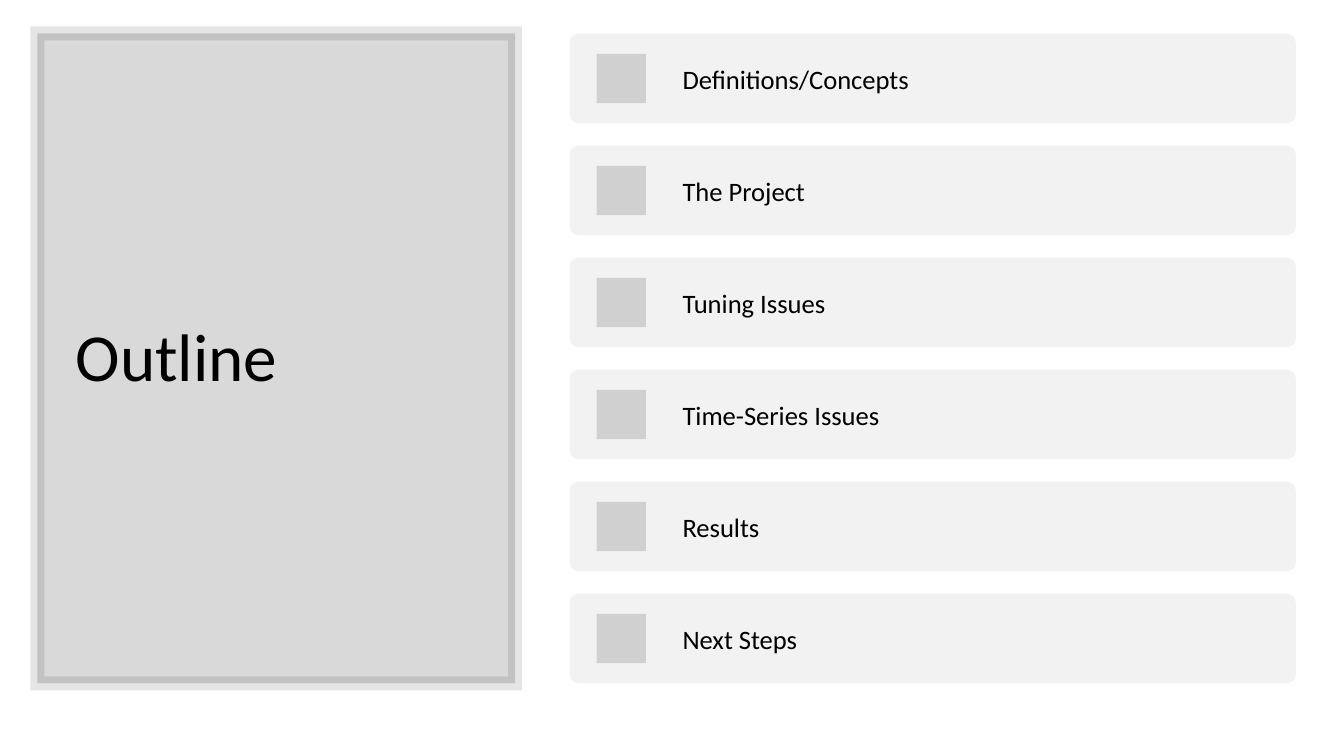
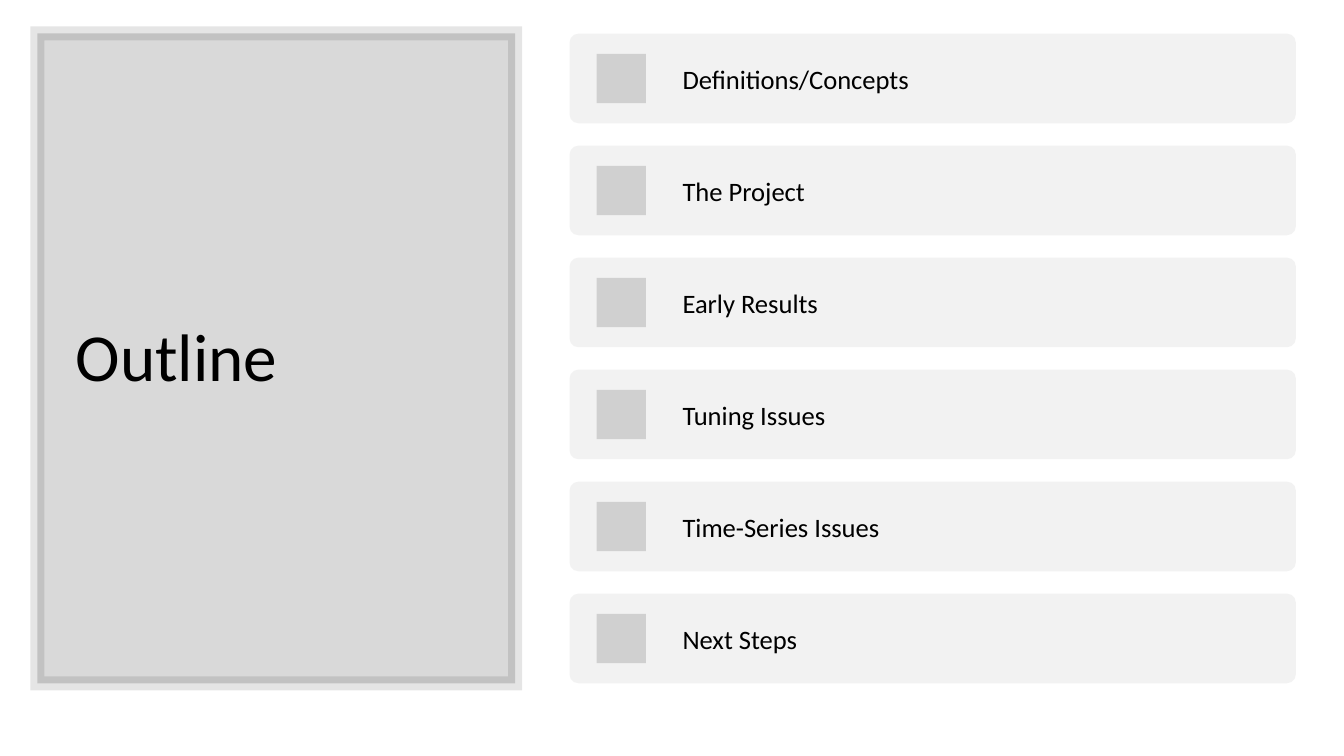
Before and after one commit to amoran57/thesis, a slide deck: slide 2 of Glynn Presentation.pptx. Drawn at 1344x756 pixels with LibreOffice and Linux fonts; fonts in the diff are those of the drawing; grey boxes stand for pictures. Boxes give left, top, right and bottom in pixels: in the first picture for what was removed or moved away, otherwise in the second. Text is boxed around its words. In the diff, an @@ line names an element or a change of style, - is before the commit and + after.

```diff
--- a/Glynn Presentation.pptx
+++ b/Glynn Presentation.pptx
@@ text at (x1=683, y1=294, x2=818, y2=318): text changed @@
-Results
+Early Results
@@ text "Tuning Issues" moved from (x1=683, y1=294, x2=825, y2=318) to (x1=683, y1=406, x2=825, y2=430) @@
@@ text "Time-Series Issues" moved from (x1=683, y1=406, x2=879, y2=426) to (x1=683, y1=518, x2=879, y2=538) @@
```
Also in this commit, not shown: 2 other slides changed, 2 slides added, 1 slide removed, 2 other files.
